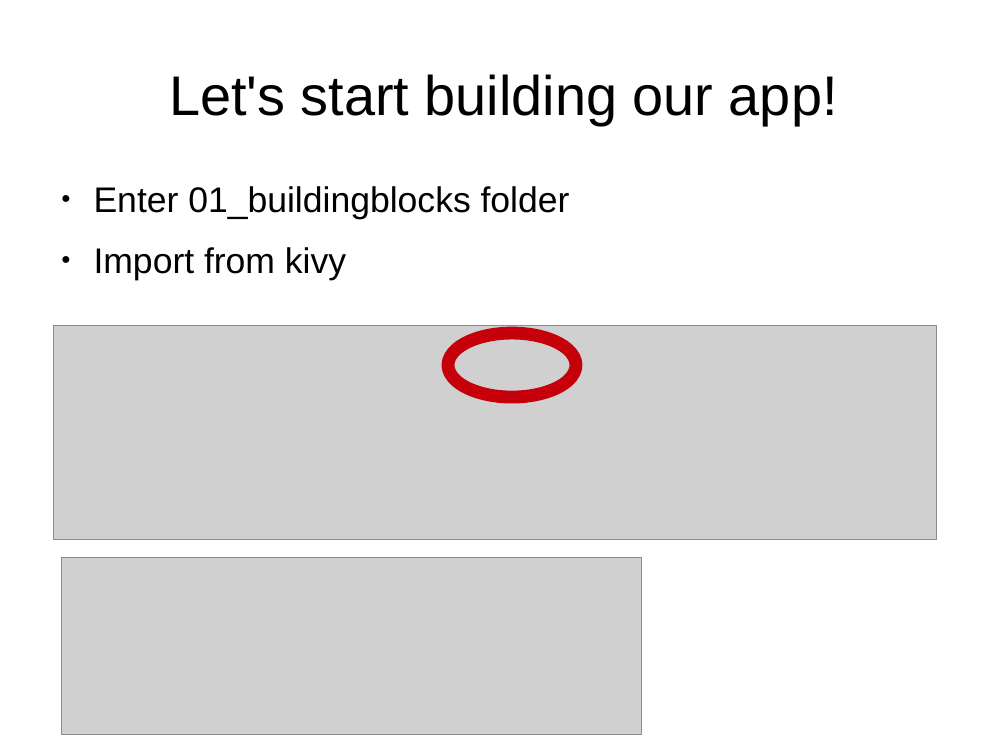
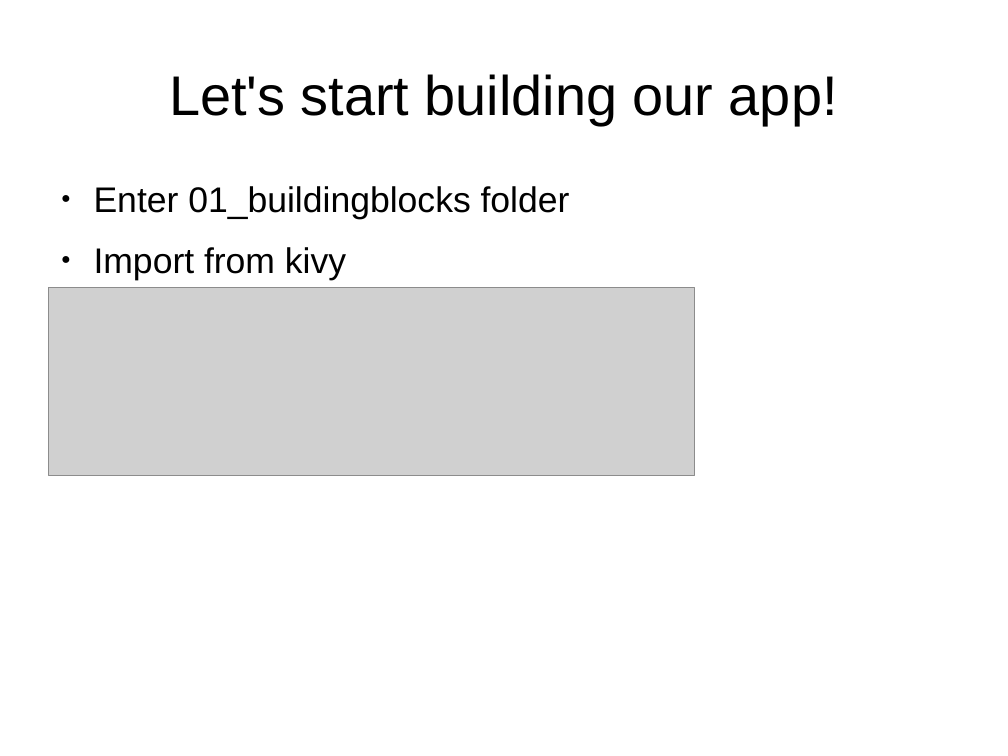
Before and after one commit to adasilva/intro_kivy, a slide deck: slide 8 of intro_kivy.odp. Drawn at 1008x756 pixels with LibreOffice and Linux fonts; fonts in the diff are those of the drawing; grey boxes stand for pictures. Boxes give left, top, right and bottom in pixels: in the first picture for what was removed or moved away, otherwise in the second. Text is boxed around its words. In the diff, an @@ line names an element or a change of style, - is before the commit and + after.

```diff
--- a/intro_kivy.odp
+++ b/intro_kivy.odp
@@ picture: place and size @@
-picture at (54,326,937,540)
+picture at (48,288,695,476)
@@ ellipse removed at (448,333,576,397) @@
@@ picture removed at (62,558,642,735) @@
```
Also in this commit, not shown: 7 other slides changed, 2 slides added, 3 other files.
